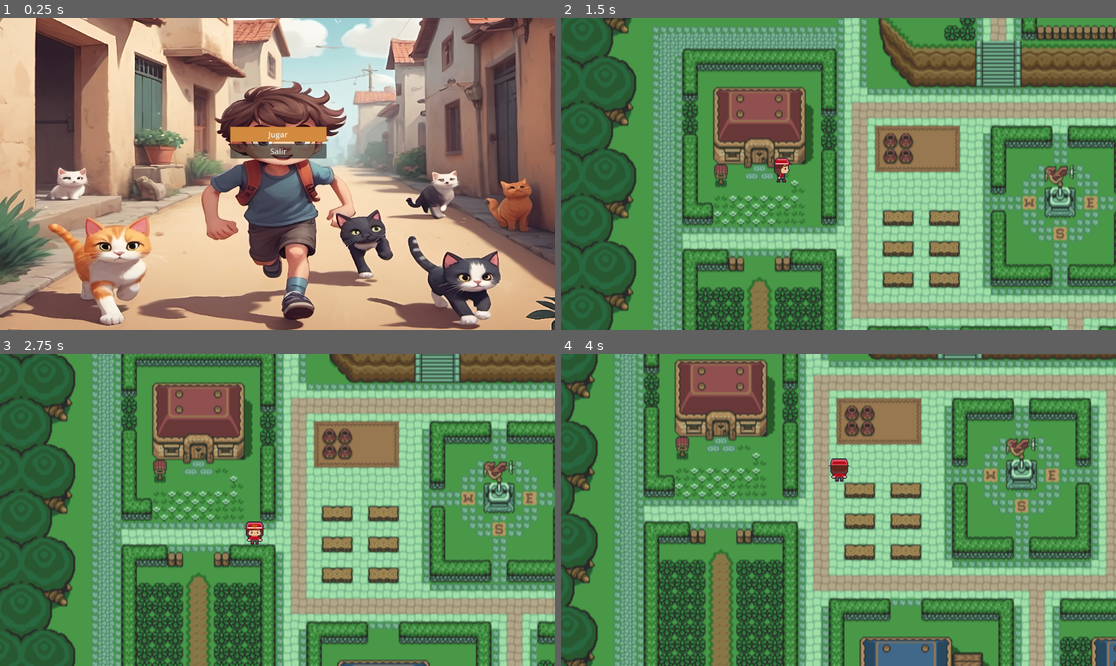
Above: before the commit, frames 1-4 (two rows, left to right).
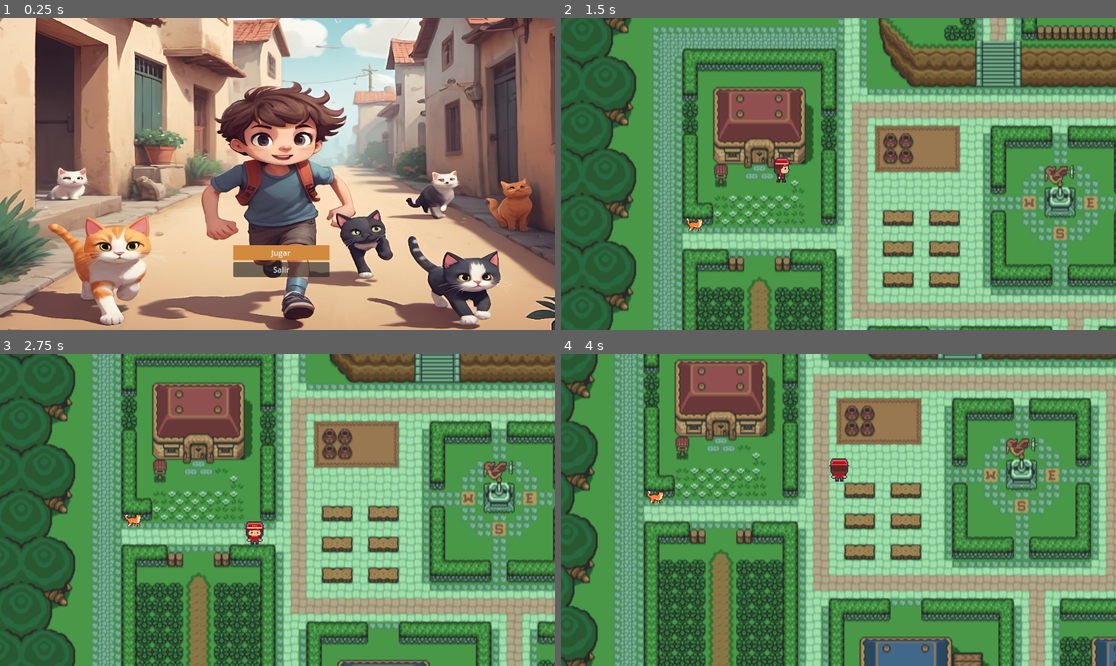
Above: after the commit, the same moments.

Repository: Evewings/Fuga-gatuna
Game: Godot game, scene res://Scenes/Menu.tscn
Same seed, same stepped clock (60 frames per second), same inputs: the game is played once before the commit and once after it.
Inputs:
- Up to frame 1 (0.25 s): no input
- Up to frame 2 (1.5 s): click "Jugar" at 0.5 s; tap Enter at 1.25 s; hold Right (ui_right) from 1.28 s (still down); hold F from 1.28 s (still down)
- Up to frame 3 (2.75 s): release Right (ui_right) at 2.03 s; release F at 2.03 s; hold Down (ui_down) from 2.03 s (still down); tap F at 2.1 s
- Up to frame 4 (4 s): release Down (ui_down) at 2.78 s; hold Right (ui_right) 2.78-3.53 s; hold F 2.78-3.53 s; hold Up (ui_up) from 3.53 s (still down); tap F at 3.6 s

The runs differ from the first frame. In frame 1, 3.3% of the frame differs, in the area x 41-60%, y 34-84%; in frame 2, less than 0.1%; in frame 3, less than 0.1%; in frame 4, less than 0.1%.
Error after the commit: Invalid assignment of property or key 'autoplay' with value of type 'bool' on a base object of type 'null instance'. (res://Scripts/AudioStreamPlayer.gd:5)

Commit message:
Fuga Gatuna Entregable

Diff:
--- a/Scenes/Menu.tscn
+++ b/Scenes/Menu.tscn
@@ -1,7 +1,9 @@
-[gd_scene load_steps=5 format=3 uid="uid://b7c8yluhkuy"]
+[gd_scene load_steps=7 format=3 uid="uid://b7c8yluhkuy"]
 
 [ext_resource type="Texture2D" uid="uid://qlagiknswpgr" path="res://Fondos/a-boy-chasing-cute-cats-photo-for-a-2d-video-game-menu_PLL0knlD_upscaled.jpg" id="1_ewaty"]
 [ext_resource type="Script" path="res://Scripts/Menu.gd" id="1_yhhvp"]
+[ext_resource type="AudioStream" uid="uid://dk2l1r68iyafu" path="res://Music/LA CANCION DE LOS GATOS.mp3" id="3_lqfup"]
+[ext_resource type="Script" path="res://Scripts/AudioStreamPlayer.gd" id="4_lk4mb"]
 
 [sub_resource type="StyleBoxFlat" id="StyleBoxFlat_vgbr3"]
 bg_color = Color(0.819608, 0.541176, 0.243137, 1)
@@ -37,10 +39,10 @@
 anchor_top = 0.5
 anchor_right = 0.5
 anchor_bottom = 0.5
-offset_left = -99.5
-offset_top = -99.5
-offset_right = 100.5
-offset_bottom = 100.5
+offset_left = -93.5
+offset_top = 146.5
+offset_right = 106.5
+offset_bottom = 346.5
 grow_horizontal = 2
 grow_vertical = 2
 
@@ -57,5 +59,10 @@
 text = "Salir
 "
 
+[node name="AudioStreamPlayer" type="AudioStreamPlayer" parent="."]
+stream = ExtResource("3_lqfup")
+autoplay = true
+script = ExtResource("4_lk4mb")
+
 [connection signal="pressed" from="VBoxContainer/Comenzar" to="." method="_on_button_pressed"]
 [connection signal="pressed" from="VBoxContainer/Salir" to="." method="_on_button_2_pressed"]
--- /dev/null
+++ b/Scenes/gato_1.tscn
@@ -0,0 +1,63 @@
+[gd_scene load_steps=6 format=3 uid="uid://wnf4li54dg3s"]
+
+[ext_resource type="Script" path="res://Scripts/Gato1.gd" id="1_o8qfo"]
+[ext_resource type="Texture2D" uid="uid://cmsectbwvoibk" path="res://Sprites/3 Cat/Idle.png" id="2_mhdxq"]
+
+[sub_resource type="Animation" id="Animation_m4kqg"]
+resource_name = "Mov"
+length = 1.6
+loop_mode = 1
+tracks/0/type = "value"
+tracks/0/imported = false
+tracks/0/enabled = true
+tracks/0/path = NodePath("Sprite2D:frame")
+tracks/0/interp = 1
+tracks/0/loop_wrap = true
+tracks/0/keys = {
+"times": PackedFloat32Array(0, 0.4, 0.8, 1.2),
+"transitions": PackedFloat32Array(1, 1, 1, 1),
+"update": 1,
+"values": [0, 1, 2, 3]
+}
+
+[sub_resource type="Animation" id="Animation_lhvig"]
+length = 0.001
+tracks/0/type = "value"
+tracks/0/imported = false
+tracks/0/enabled = true
+tracks/0/path = NodePath("Sprite2D:frame")
+tracks/0/interp = 1
+tracks/0/loop_wrap = true
+tracks/0/keys = {
+"times": PackedFloat32Array(0),
+"transitions": PackedFloat32Array(1),
+"update": 1,
+"values": [1]
+}
+
+[sub_resource type="AnimationLibrary" id="AnimationLibrary_mf8ki"]
+_data = {
+"Mov": SubResource("Animation_m4kqg"),
+"RESET": SubResource("Animation_lhvig")
+}
+
+[node name="Gato1" type="Node2D"]
+script = ExtResource("1_o8qfo")
+
+[node name="Sprite2D" type="Sprite2D" parent="."]
+position = Vector2(-5, 10)
+scale = Vector2(0.625, 0.583333)
+texture = ExtResource("2_mhdxq")
+hframes = 4
+frame = 1
+
+[node name="AnimationPlayer" type="AnimationPlayer" parent="."]
+libraries = {
+"": SubResource("AnimationLibrary_mf8ki")
+}
+
+[node name="StaticBody2D" type="StaticBody2D" parent="."]
+
+[node name="CollisionPolygon2D" type="CollisionPolygon2D" parent="StaticBody2D"]
+position = Vector2(-4, 2)
+polygon = PackedVector2Array(-14, 6, -11, 24, 6, 22, 6, 7)
--- a/Scenes/level_test.tscn
+++ b/Scenes/level_test.tscn
@@ -11,6 +11,7 @@
 [ext_resource type="Script" path="res://Scripts/npc_3.gd" id="8_k8ucx"]
 [ext_resource type="PackedScene" uid="uid://bvbbolm3nubr5" path="res://Scenes/npc_4.tscn" id="8_pb30k"]
 [ext_resource type="Script" path="res://Scripts/npc_4.gd" id="10_ewy34"]
+[ext_resource type="PackedScene" uid="uid://wnf4li54dg3s" path="res://Scenes/gato_1.tscn" id="12_eskfi"]
 
 [sub_resource type="RectangleShape2D" id="RectangleShape2D_fp7pt"]
 size = Vector2(65.5, 49)
@@ -301,9 +302,6 @@
 position = Vector2(-202, 280)
 script = ExtResource("10_ewy34")
 
-[node name="PlayerTest" parent="." instance=ExtResource("2_y1jbi")]
-position = Vector2(-301, -121)
-
 [node name="Objetos" type="Node2D" parent="."]
 
 [node name="Buzon" type="Area2D" parent="Objetos" groups=["Objeto"]]
@@ -317,3 +315,9 @@
 [node name="Buzon" type="CollisionShape2D" parent="Objetos/Buzon/Buzon2"]
 position = Vector2(-342, -125)
 shape = SubResource("RectangleShape2D_efndu")
+
+[node name="Gato1" parent="." instance=ExtResource("12_eskfi")]
+position = Vector2(-362, -86)
+
+[node name="PlayerTest" parent="." instance=ExtResource("2_y1jbi")]
+position = Vector2(-301, -121)
--- /dev/null
+++ b/Scripts/Gato1.gd
@@ -0,0 +1,8 @@
+extends Node2D
+# Called when the node enters the scene tree for the first time.
+func _ready():
+	$AnimationPlayer.play("Mov")
+	$Area2D2.rotation_degrees = 0
+# Called every frame. 'delta' is the elapsed time since the previous frame.
+func _process(_delta):
+	pass
--- a/project.godot
+++ b/project.godot
@@ -13,7 +13,7 @@
 config/name="Fuga Gatuna"
 run/main_scene="res://Scenes/Menu.tscn"
 config/features=PackedStringArray("4.2", "Forward Plus")
-config/icon="res://icon.svg"
+config/icon="res://Sprites/safeimagekit-Diseño sin título (1).png"
 
 [autoload]
 
Not shown, added: Music/LA CANCION DE LOS GATOS.mp3.import
Not shown: 1 places in Scenes/level_test.tscn that only renumber resources
Binary file added: Sprites/safeimagekit-Diseño sin título (1).png
Not shown, added: Sprites/safeimagekit-Diseño sin título (1).png.import
Not shown, added: export_presets.cfg
Not shown, added: Music/LA CANCION DE LOS GATOS.mp3
